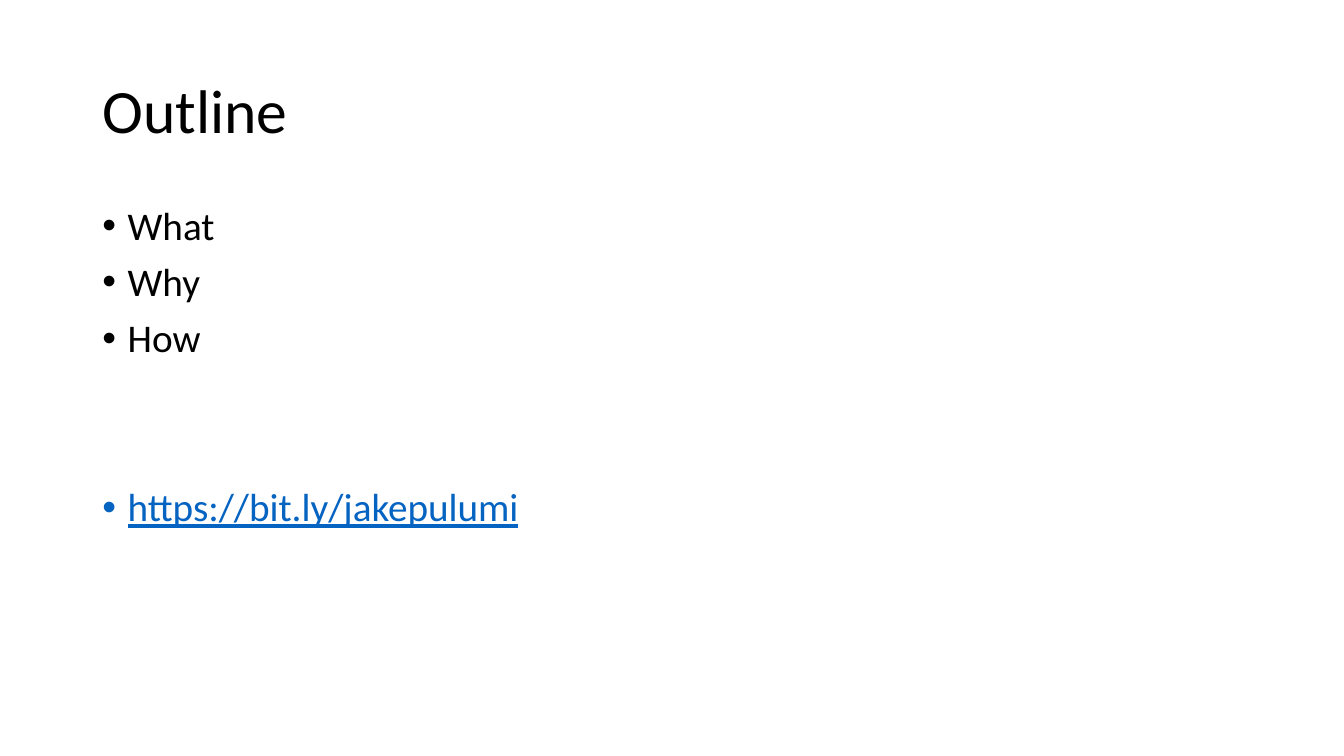
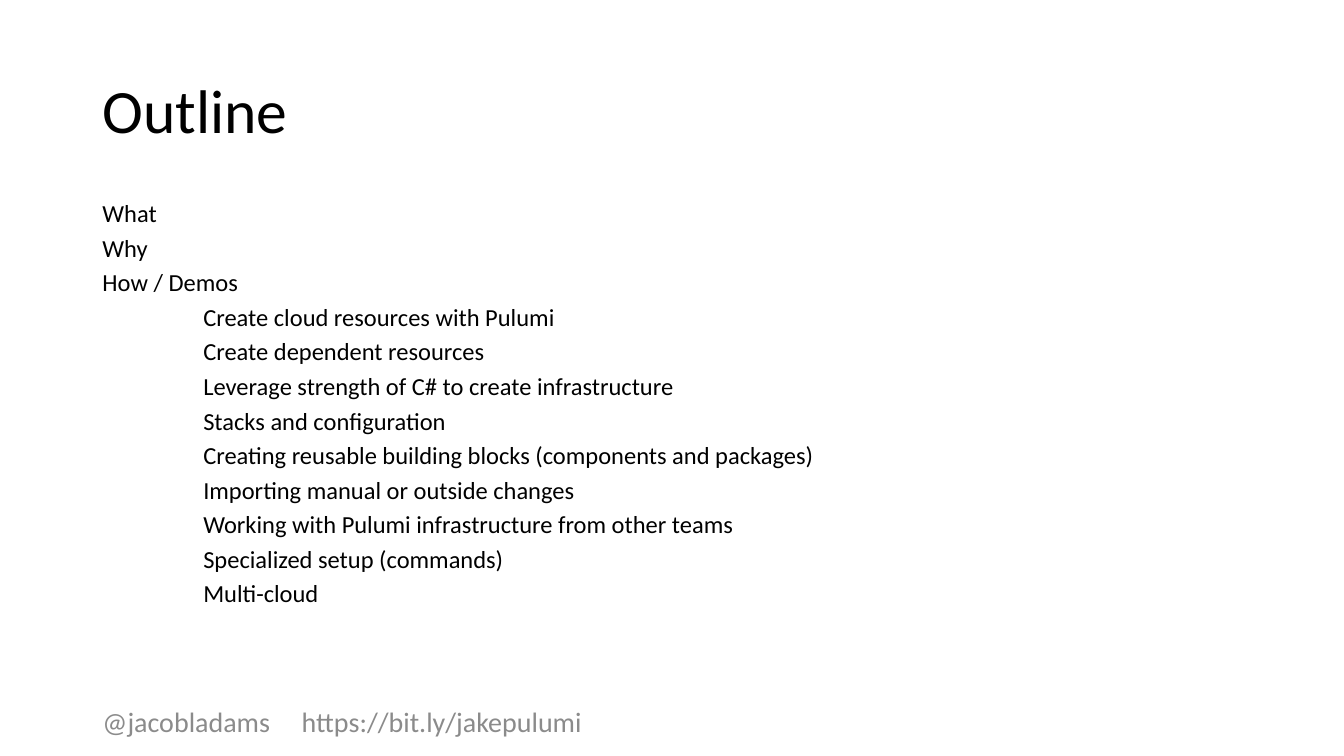
Before and after one commit to jacobladams/creating-cloud-infrastructure-with-c-sharp-and-pulumi, a slide deck: slide 2 of Creating Cloud Infrastructure with C# and Pulumi.pptx. Drawn at 1344x756 pixels with LibreOffice and Linux fonts; fonts in the diff are those of the drawing. Boxes give left, top, right and bottom in pixels: in the first picture for what was removed or moved away, otherwise in the second. Text is boxed around its words. In the diff, an @@ line names an element or a change of style, - is before the commit and + after.

Commit message:
Added more demos and slides

```diff
--- a/Creating Cloud Infrastructure with C# and Pulumi.pptx
+++ b/Creating Cloud Infrastructure with C# and Pulumi.pptx
@@ text at <box>102,205,156,261</box>: size 28 to 17.5 pt in "What", "Why"; bullet • to none; line spacing 0.9 to 0.7 @@
@@ text at <box>102,275,813,602</box>: text changed; size 28 to 17.5 pt; text colour #0563C1 to #000000 @@
-• How
-• https://bit.ly/jakepulumi
+How / Demos
+Create cloud resources with Pulumi
+Create dependent resources
+Leverage strength of C# to create infrastructure
+Stacks and configuration
+Creating reusable building blocks (components and packages)
+Importing manual or outside changes
+Working with Pulumi infrastructure from other teams
+Specialized setup (commands)
+Multi-cloud
@@ text added at <box>102,712,582,737</box>, 20 pt, text #8C8C8C @@
+@jacobladams https://bit.ly/jakepulumi
```
Also in this commit, not shown: 2 other slides changed, 10 slides added, 2 slides removed, 35 other files.
